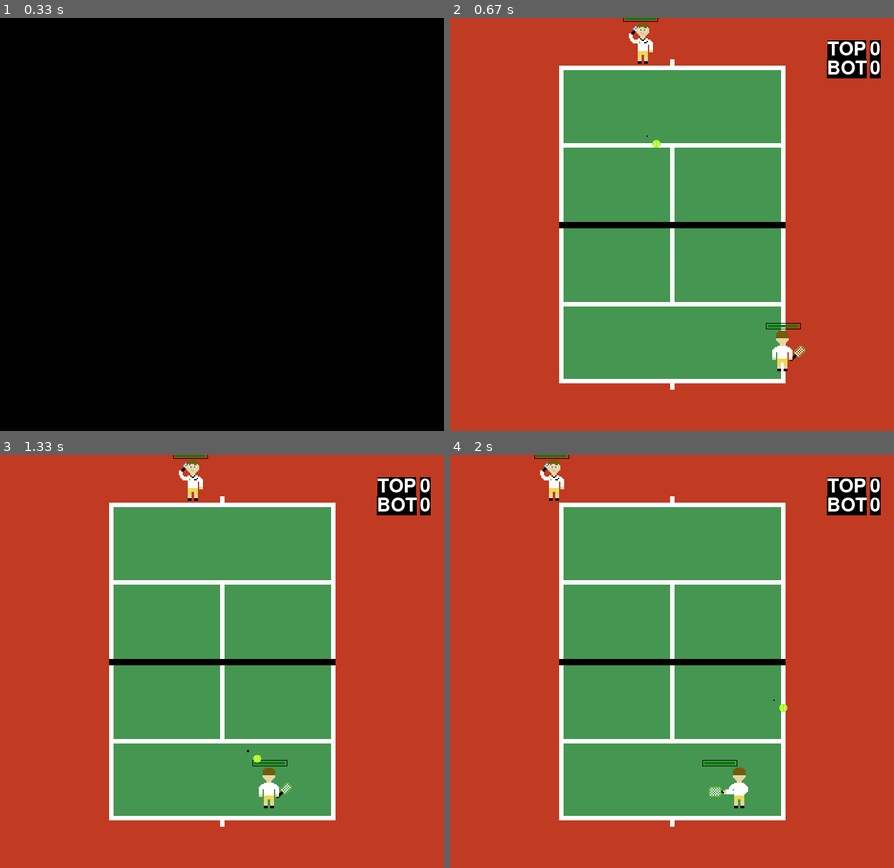
Above: before the commit, frames 1-4 (two rows, left to right).
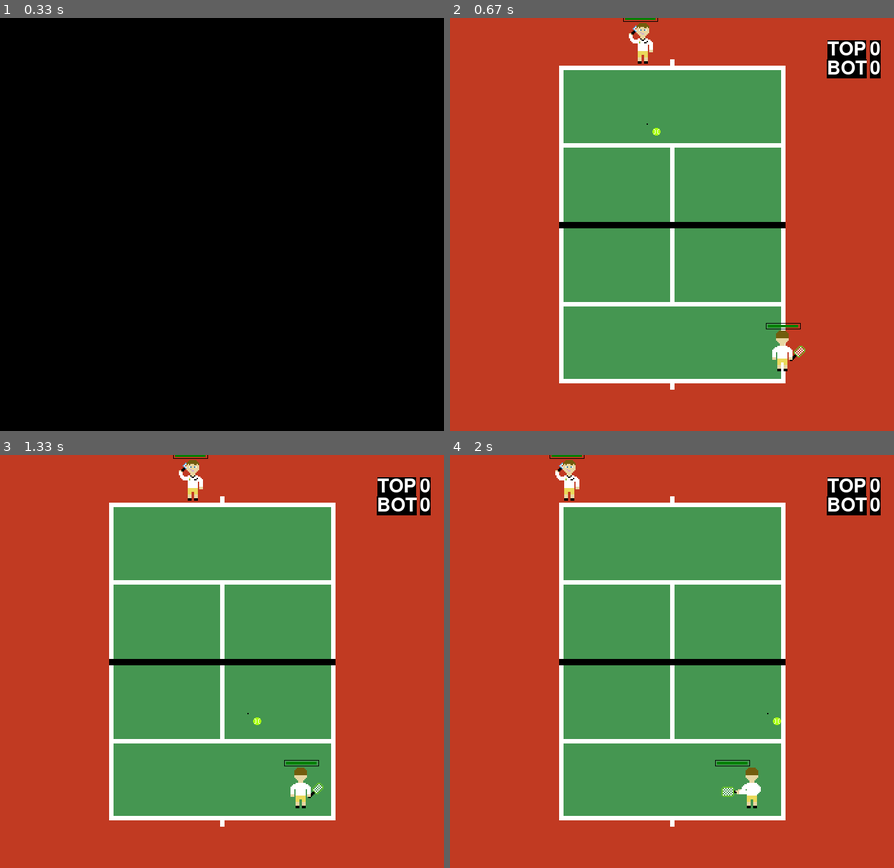
Above: after the commit, the same moments.

Repository: rafaelmcandeias/AASMA
Game: pygame game, started from Tennis_Game/tennis.py
Two runs of this game, one before a commit and one after it. Both use one fixed random seed, a clock stepped at 60 frames per second and the inputs below.
Inputs:
- Up to frame 1 (0.33 s): no input
- Up to frame 2 (0.67 s): tap Right Shift at 0.33 s
- Up to frame 3 (1.33 s): no input
- Up to frame 4 (2 s): no input

Frame 1 is identical in both runs. In frame 2, less than 0.1% of the frame differs, in the area x 44-48%, y 25-32%; in frame 3, 0.8%; in frame 4, 1.2%, in the area x 19-76%, y 0-86%.

Commit message:
stamina bar, merge, shadow porreira, file agents with several agents

Diff:
--- a/Tennis_Game/sprites.py
+++ b/Tennis_Game/sprites.py
@@ -39,7 +39,7 @@
 HIGH_STAMINA = 1
 
 # Vars to define net height
-NET_HEIGHT = 1.07
+NET_HEIGHT = 0.8
 HIT_HEIGHT = 1.5
 
 # Vars for physichs m/s²
@@ -278,7 +278,7 @@
 
             force = player.choose_force()
 
-        speedy = (abs(force) - abs(speedx)) * rnd.uniform(0.7, 0.8)
+        speedy = (abs(force) - abs(speedx)) * 0.7
         if isinstance(player, Bottom_player):
             speedy = -speedy
         speedz = abs(force) - abs(speedx) - abs(speedy)
@@ -404,7 +404,7 @@
             server.image = images.robert_serve
 
         force = server.choose_force()
-        self.speedy = (abs(force) - abs(self.speedx)) * 0.85
+        self.speedy = (abs(force) - abs(self.speedx)) * 0.7
         if isinstance(server, Bottom_player):
             self.speedy = -self.speedy
         self.speedz = abs(force) - abs(self.speedx) - abs(self.speedy)
